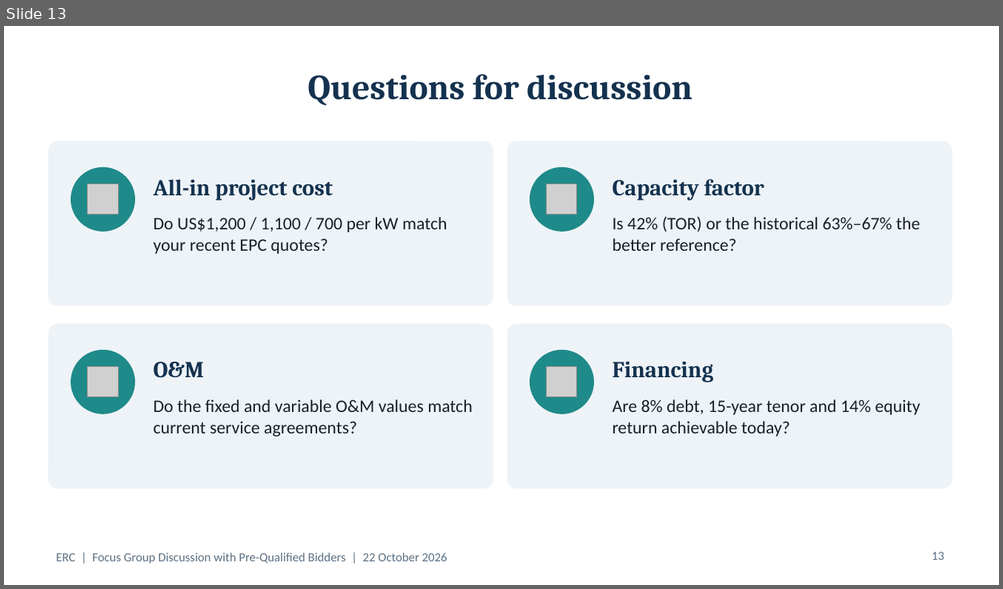
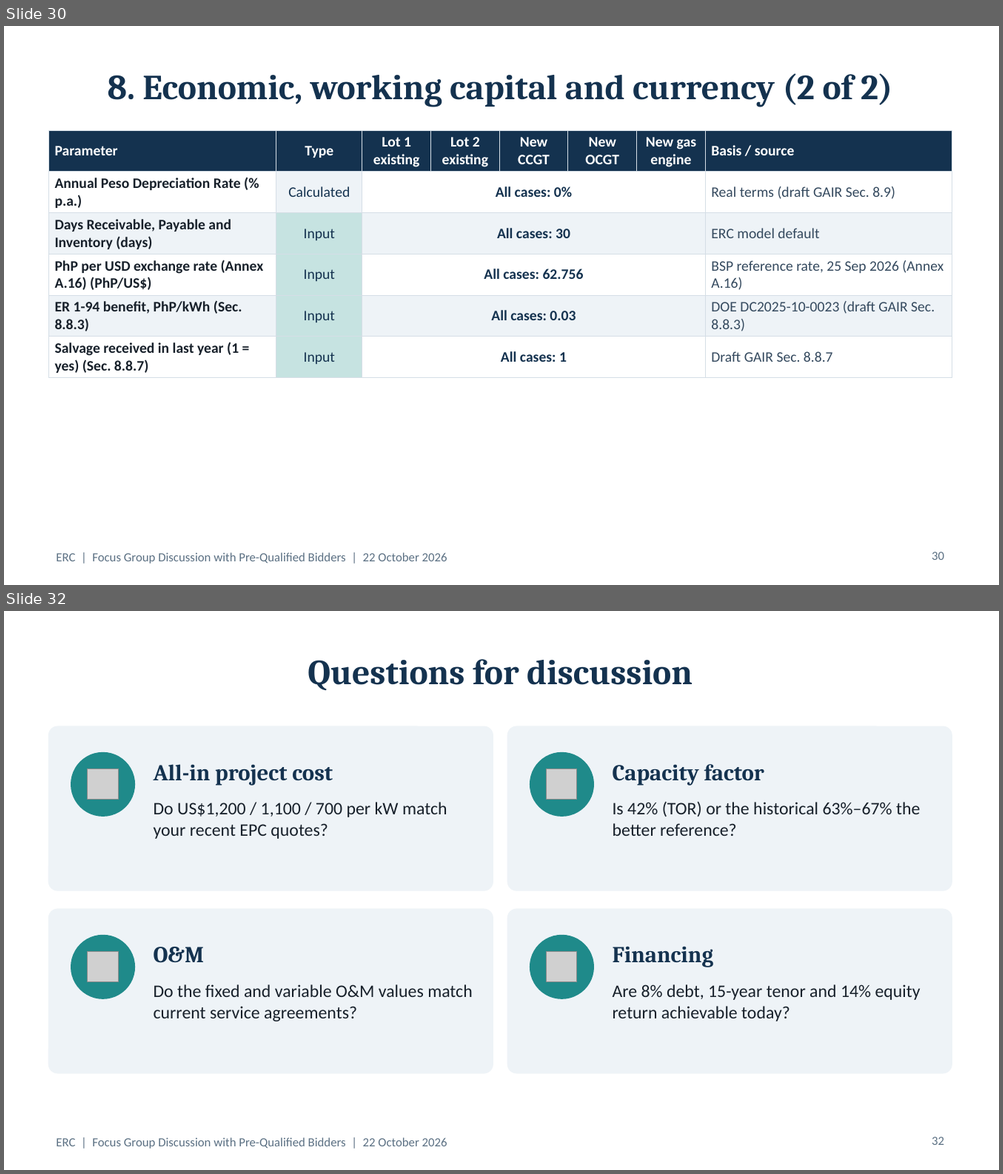
Before and after one commit to polyphase123/Midmerit, a slide deck: ERC_FGD_Model_Assumptions.pptx. Shown one above the other, each under a label of ours: slide 13 before the commit, slides 30 and 32 after it; the slides between them are not shown. The pictures are 1003x589 and 1003x1174 pixels, drawn with LibreOffice and Linux fonts; fonts in the diff are those of the drawing; grey boxes stand for pictures. Boxes give left, top, right and bottom in pixels: in the first picture for what was removed or moved away, otherwise in the second. Text is boxed around its words. In the diff, an @@ line names an element or a change of style, - is before the commit and + after.

```diff
--- a/ERC_FGD_Model_Assumptions.pptx
+++ b/ERC_FGD_Model_Assumptions.pptx
@@ slide 30 added at [4, 26, 999, 585], background #FFFFFF; not listed: 1 template element that a slide beside it also shows @@
@@ title added at [108, 73, 892, 107], 34 pt, text #14324F, bold @@
+8. Economic, working capital and currency (2 of 2)
@@ table added at [48, 130, 951, 376], 6 rows, 8 columns @@
+Parameter | Type | Lot 1 existing | Lot 2 existing | New CCGT | New OCGT | New gas engine | Basis / source
+Annual Peso Depreciation Rate (% p.a.) | Calculated | All cases: 0% |  |  |  |  | Real terms (draft GAIR Sec. 8.9)
+Days Receivable, Payable and Inventory (days) | Input | All cases: 30 |  |  |  |  | ERC model default
+PhP per USD exchange rate (Annex A.16) (PhP/US$) | Input | All cases: 62.756 |  |  |  |  | BSP reference rate, 25 Sep 2026 (Annex A.16)
+ER 1-94 benefit, PhP/kWh (Sec. 8.8.3) | Input | All cases: 0.03 |  |  |  |  | DOE DC2025-10-0023 (draft GAIR Sec. 8.8.3)
+Salvage received in last year (1 = yes) (Sec. 8.8.7) | Input | All cases: 1 |  |  |  |  | Draft GAIR Sec. 8.8.7
@@ page number added at [931, 552, 944, 560], 12 pt, text #5B7083 @@
+30
@@ what was slide 13 is now slide 32 @@
@@ page number at [931, 1137, 944, 1145]: text changed @@
-13
+32
```
Also in this commit, not shown: 18 other slides added.
